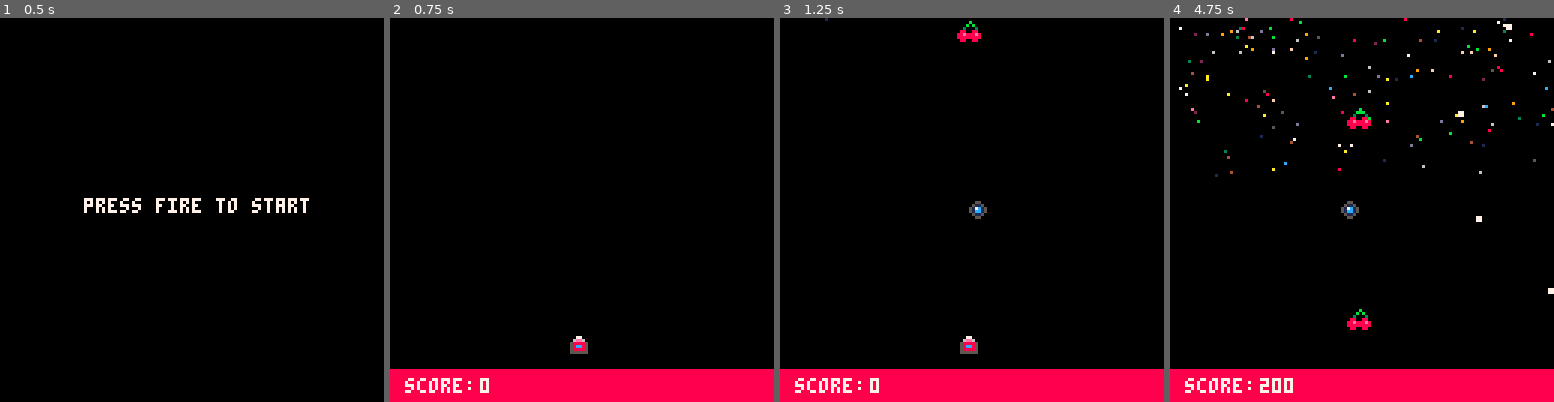
Above: before the commit, frames 1-4 (left to right).
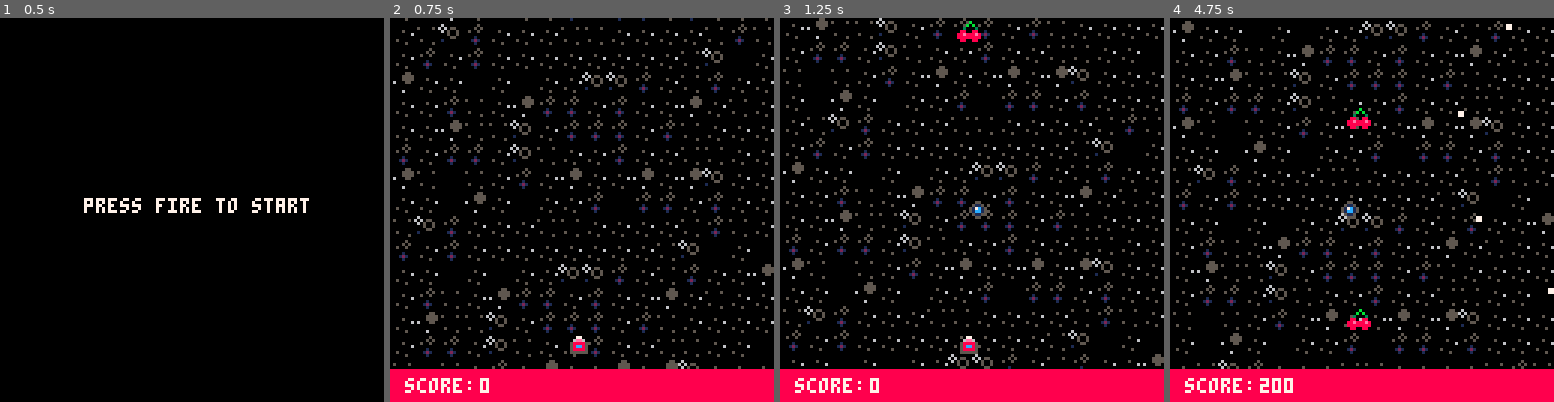
Above: after the commit, the same moments.

Repository: kris-pearman/Space-Fluff
Game: PICO-8 cartridge game.p8
The game is run twice, just before and just after one commit, with the same random seed, the same clock (stepped at 60 frames per second) and the same inputs.
Inputs:
- Up to frame 1 (0.5 s): tap X (X key) at 0.33 s
- Up to frame 2 (0.75 s): tap O (Z key) at 0.7 s
- Up to frame 3 (1.25 s): tap X (X key) at 1.07 s
- Up to frame 4 (4.75 s): hold Right 1.6-2.1 s; tap O (Z key) every 0.4 s from 1.7 to 4.5 s; tap X (X key) at 1.85, 2.97, 4.08 s; hold Up 2.15-2.42 s; hold Right 2.47-3.03 s; hold Left 3.08-3.58 s; hold Down 3.63-3.97 s; hold Right 4.02-4.68 s; hold Up from 4.73 s (still down)

Frame 1 is identical in both runs. In frame 2, 8.6% of the frame differs, in the area x 0-100%, y 0-92%; in frame 3, 8.4%; in frame 4, 9.1%.

Commit message:
Display scrolling randomly generated background

Diff:
--- a/game.p8
+++ b/game.p8
@@ -10,8 +10,12 @@
     bullets={}
     game_state = "title"
     powerups={}
-    initialise_stars()
     cur_frame=0
+    init_star_array()
+    background_initialised = 0
+    background_array = {}
+    background_tile_1_offset = 128
+    background_tile_2_offset = 0
 end
 
 function _update60()
@@ -32,7 +36,7 @@
     if game_state == "title" then
         print("press fire to start",28,60,white)
     else
-        draw_stars()
+        draw_background()
         draw_player()
         draw_bullets()
         draw_hud()
@@ -44,29 +48,56 @@
 
 -->8
 --functions in here
-function initialise_stars()
-    stars = {}
-    for y = 0,128 do
-        for i = 0,8 do
-        star={}
-        star.x = flr(rnd(17))+2
-        star.y = -16-(y+flr(rnd(8)*flr(rnd(32))))
-        star.num = i
-        star.color = rnd(32)
-        add(stars,star)
-        end
-    end
-
-end
-
-function draw_stars()
-    for star in all(stars) do
-        if star.y+cur_frame/4 > 128 then
-            star.y = -cur_frame/4
-        end
-        pset(star.x + star.num * 16,star.y+cur_frame/4+8,star.color)
-    end
-end
+
+function init_star_array ()
+    star_array = {}
+    for i=1,17 do
+        star_array[i] = 52
+        i+= 1
+    end
+    for i=12,14 do
+        star_array[i] = 51
+        i+=1
+    end
+    for i=14,15 do
+        star_array[i] = 50
+        i+=1
+    end
+    for i=15,16 do
+        star_array[i] = 49
+    end
+    for i=16,17 do
+        star_array[i] = 53
+    end
+
+end
+
+function draw_background ()
+
+    for x=0,15 do
+        for y=0,15 do
+            if background_initialised == 0 then
+                background_array[(x*16)+y]=flr(rnd(18))+1
+            end
+            spr(star_array[background_array[(x*8)+y]], x*8, ((y*8)+background_tile_1_offset)-128)
+            spr(star_array[background_array[(x*8)+y]], x*8, ((y*8)+background_tile_2_offset)-128)
+        end
+    end
+--- 256 as tile covers twice screen height
+    if background_tile_1_offset < 256 then
+        background_tile_1_offset += 1
+    else
+        background_tile_1_offset = 0
+    end
+
+    if background_tile_2_offset < 256 then
+        background_tile_2_offset += 1
+    else
+        background_tile_2_offset = 0
+    end
+
+    background_initialised = 1
+    end
 
 
 
@@ -282,15 +313,45 @@
     --pset(30,30,dark_blue) draws to an individual pixel
     --draw_enemy_hitbox()
 
-…(12 lines of a section not shown)…
+    --49 to 52 = stars
+…(41 lines of a section not shown)…
Not shown, changed: 32 lines of the sprite sheet (__gfx__) section of game.p8
Not shown, changed: the music (__music__) section of game.p8
Not shown, changed: the sound effects (__sfx__) section of game.p8
